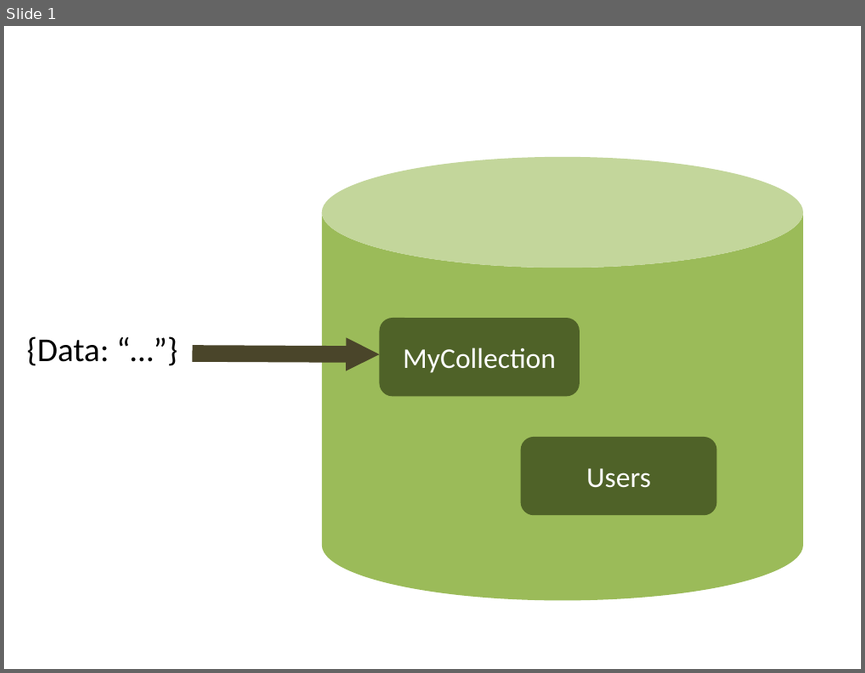
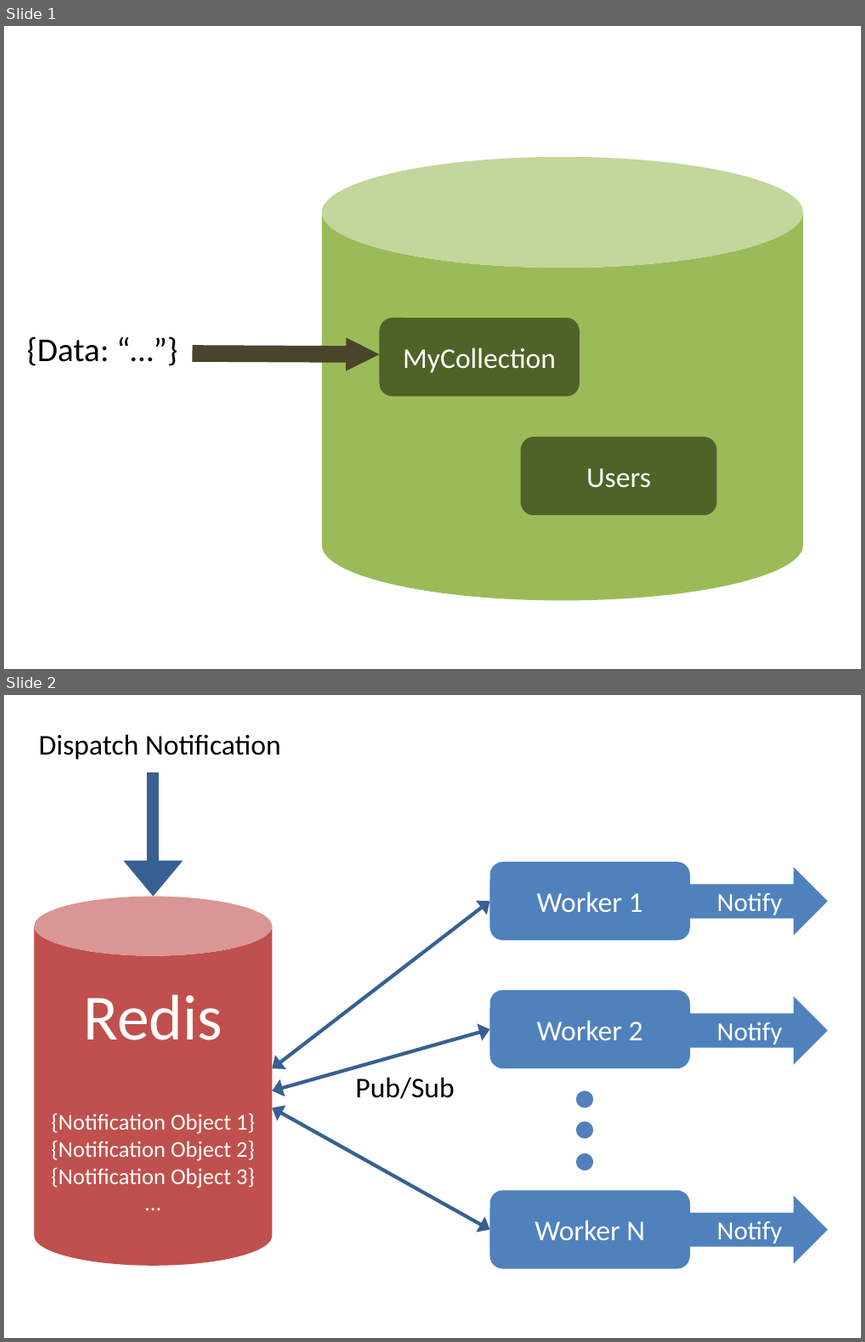
Before and after one commit to cacois/nodejs-three-ways, a slide deck: images/images.pptx. Shown one above the other, each under a label of ours: slide 1 before the commit, slides 1 and 2 after it. The pictures are 865x673 and 865x1342 pixels, drawn with LibreOffice and Linux fonts; fonts in the diff are those of the drawing. Boxes give left, top, right and bottom in pixels: in the first picture for what was removed or moved away, otherwise in the second. Text is boxed around its words. In the diff, an @@ line names an element or a change of style, - is before the commit and + after.

```diff
--- a/images/images.pptx
+++ b/images/images.pptx
@@ slide 2 added at box(4, 695, 861, 1338), background #FFFFFF @@
@@ text added at box(39, 734, 281, 760), 24 pt, text #000000 @@
+Dispatch Notification
@@ arrow added from (153, 772) to (153, 896), #376092 10 pt @@
@@ cylinder added at box(34, 896, 273, 1265), fill #C0504D, 19 pt, text #FFFFFF @@
+Redis
+{Notification Object 1}
+{Notification Object 2}
+{Notification Object 3}
+…
@@ double arrow added from (273, 1068) to (490, 901), #376092 3 pt @@
@@ double arrow added from (273, 1091) to (490, 1029), #376092 3 pt @@
@@ text added at box(355, 1077, 454, 1099), 24 pt, text #000000 @@
+Pub/Sub
@@ double arrow added from (273, 1108) to (490, 1230), #376092 3 pt @@
@@ group added at box(490, 862, 828, 1269): 3 rounded rectangles, 3 ellipses, 3 right arrows @@
+Worker 1
+Worker 2
+Worker N
+Notify
+Notify
+Notify
```
Also in this commit, not shown: 1 other file.
